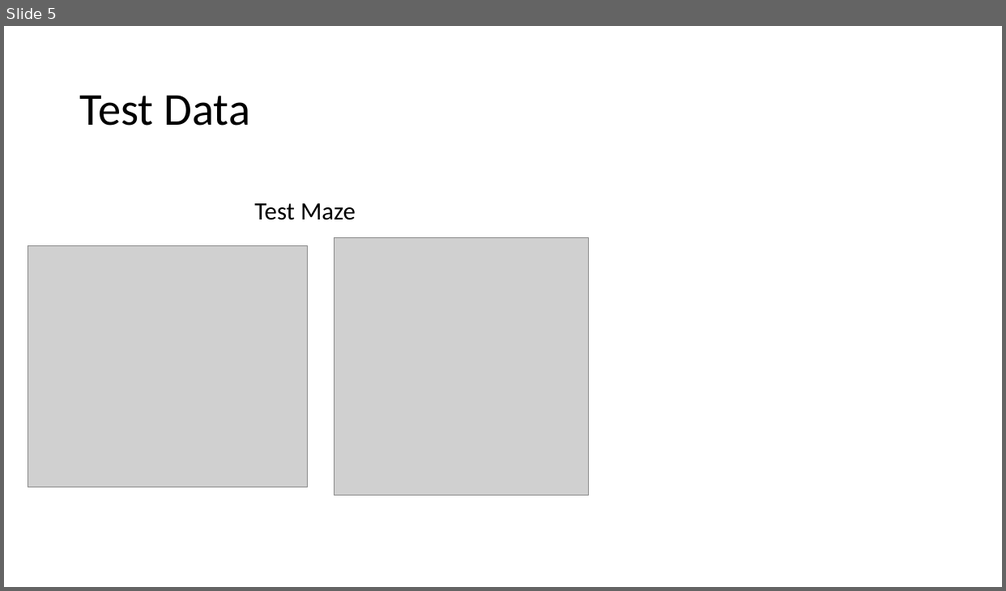
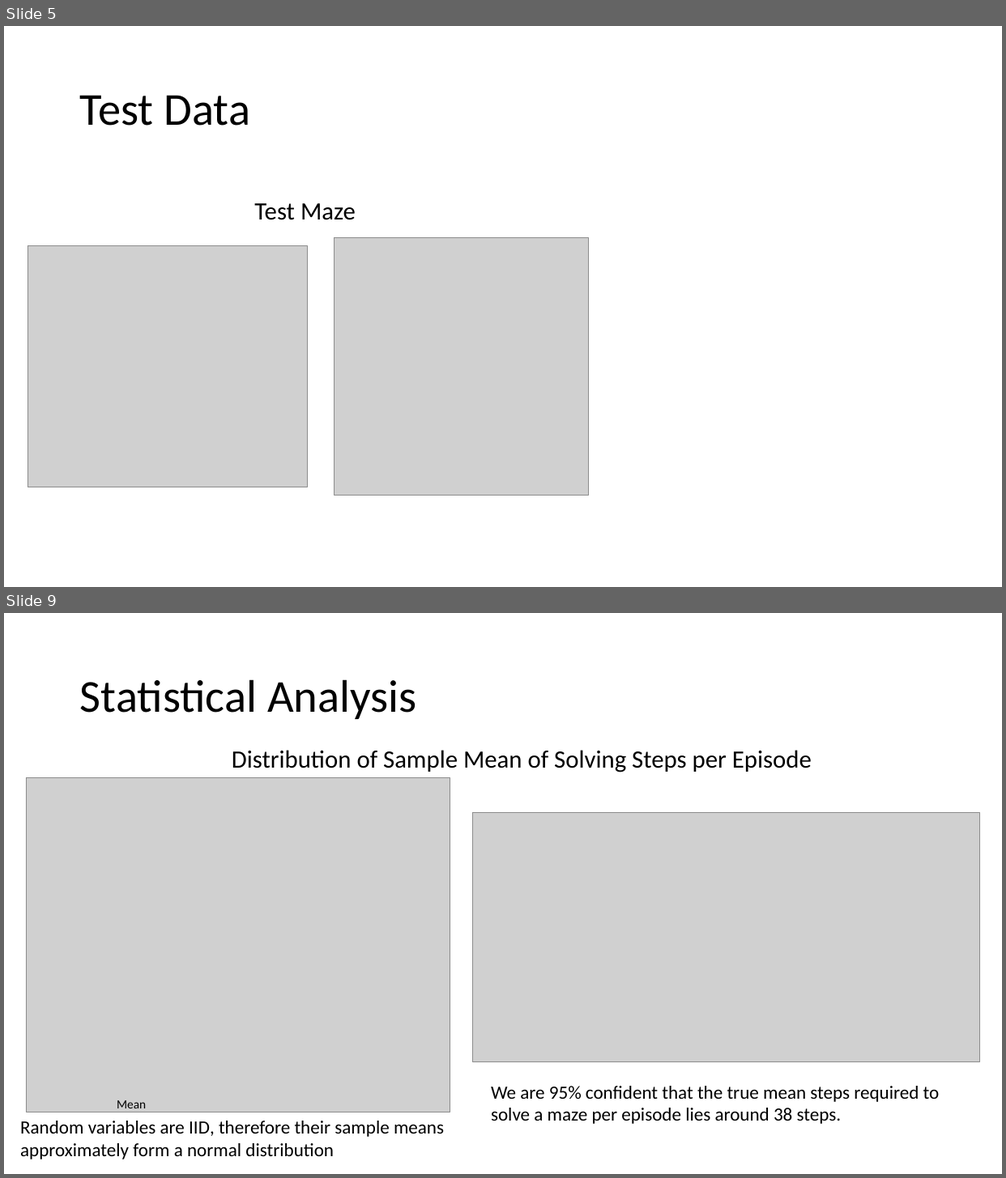
Before and after one commit to Albertlor/maze_solver, a slide deck: maze_solver.pptx. Shown one above the other, each under a label of ours: slide 5 before the commit, slides 5 and 9 after it; the slides between them are not shown. The pictures are 1006x591 and 1006x1178 pixels, drawn with LibreOffice and Linux fonts; fonts in the diff are those of the drawing; grey boxes stand for pictures. Boxes give left, top, right and bottom in pixels: in the first picture for what was removed or moved away, otherwise in the second. Text is boxed around its words. In the diff, an @@ line names an element or a change of style, - is before the commit and + after.

Commit message:
added statistical analysis

```diff
--- a/maze_solver.pptx
+++ b/maze_solver.pptx
@@ slide 9 added at (x1=4, y1=613, x2=1002, y2=1174), background #FFFFFF @@
@@ title added at (x1=80, y1=679, x2=416, y2=719), 44 pt, text #000000 @@
+Statistical Analysis
@@ text added at (x1=232, y1=750, x2=812, y2=773), 24 pt, text #000000 @@
+Distribution of Sample Mean of Solving Steps per Episode
@@ picture added at (x1=27, y1=777, x2=450, y2=1112) @@
@@ picture added at (x1=473, y1=813, x2=980, y2=1063) @@
@@ text added at (x1=491, y1=1086, x2=940, y2=1124), 18 pt, text #000000 @@
+We are 95% confident that the true mean steps required to solve a maze per episode lies around 38 steps.
@@ text added at (x1=20, y1=1121, x2=444, y2=1160), 18 pt, text #000000 @@
+Random variables are IID, therefore their sample means approximately form a normal distribution
@@ text added at (x1=117, y1=1101, x2=146, y2=1113), 12 pt, text #000000 @@
+Mean
```
Also in this commit, not shown: 3 slides changed, 2 other slides added, 1 slide removed, 3 other files.
